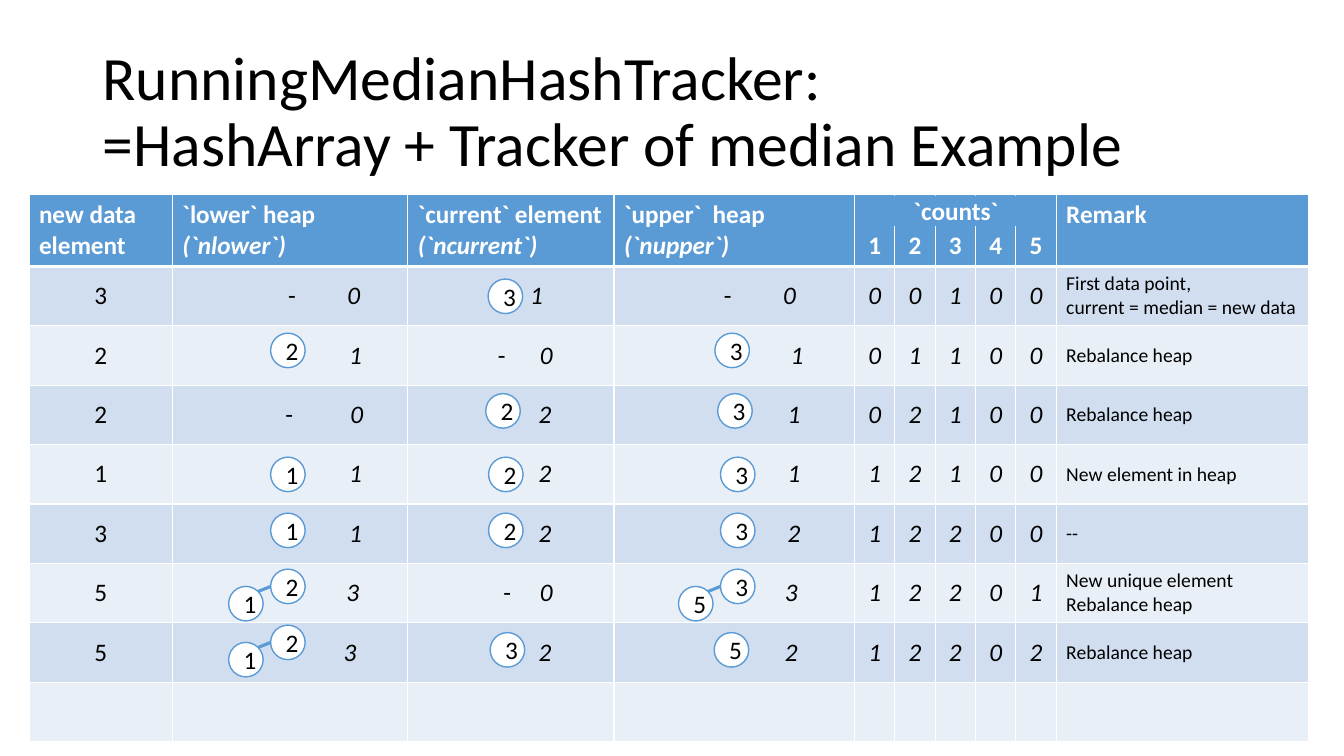
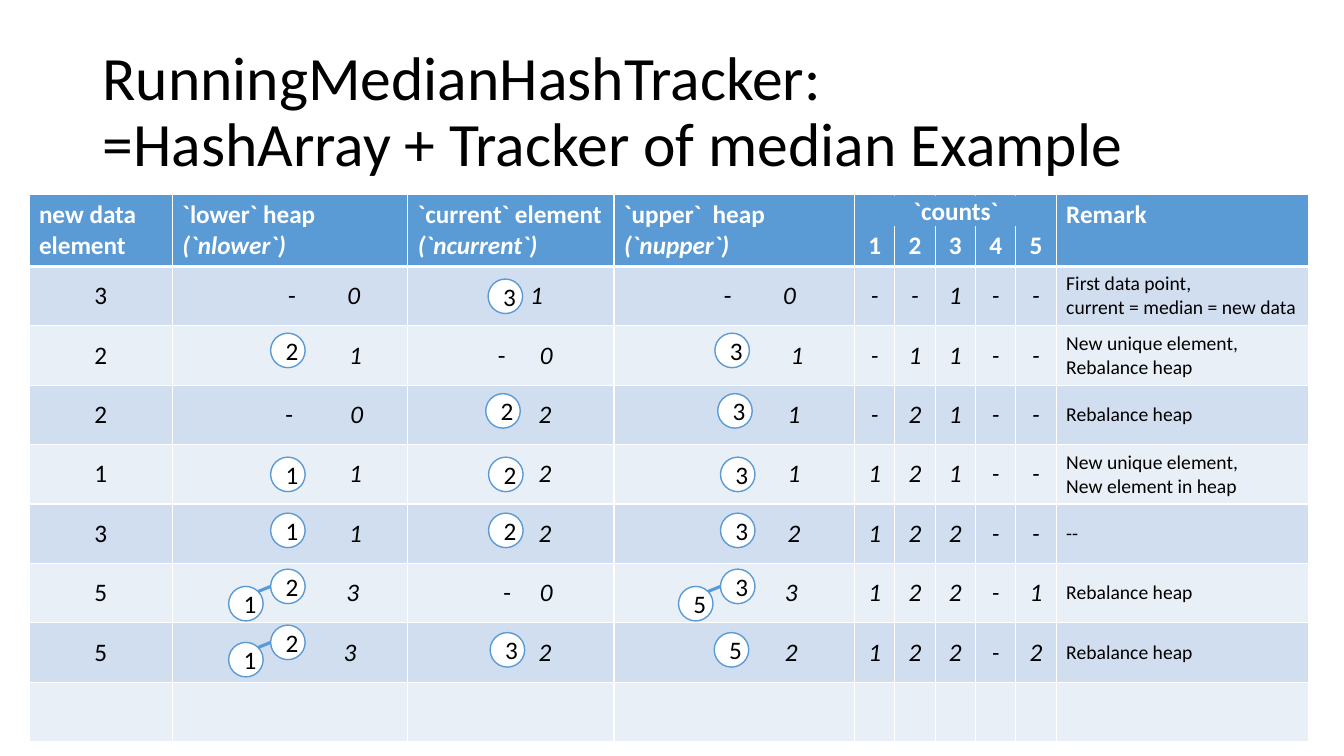
Before and after one commit to lazyradish/Insight-Coding-Challenge, a slide deck: slide 11 of doc/CodingChallenge.pptx. Drawn at 1344x756 pixels with LibreOffice and Linux fonts; fonts in the diff are those of the drawing. Boxes give left, top, right and bottom in pixels: in the first picture for what was removed or moved away, otherwise in the second. Text is boxed around its words. In the diff, an @@ line names an element or a change of style, - is before the commit and + after.

```diff
--- a/doc/CodingChallenge.pptx
+++ b/doc/CodingChallenge.pptx
@@ table at <box>29,195,1310,741</box> @@
-row 2: 3 | - 0 | 1 | - 0 | 0 | 0 | 1 | 0 | 0 | First data point, / current = median = new data
+row 2: 3 | - 0 | 1 | - 0 | - | - | 1 | - | - | First data point, / current = median = new data
-row 3: 2 | 1 | - 0 | 1 | 0 | 1 | 1 | 0 | 0 | Rebalance heap
+row 3: 2 | 1 | - 0 | 1 | - | 1 | 1 | - | - | New unique element, / Rebalance heap
-row 4: 2 | - 0 | 2 | 1 | 0 | 2 | 1 | 0 | 0 | Rebalance heap
+row 4: 2 | - 0 | 2 | 1 | - | 2 | 1 | - | - | Rebalance heap
-row 5: 1 | 1 | 2 | 1 | 1 | 2 | 1 | 0 | 0 | New element in heap
+row 5: 1 | 1 | 2 | 1 | 1 | 2 | 1 | - | - | New unique element, / New element in heap
-row 6, column 8: 0
+row 6, column 8: -
-row 6, column 9: 0
+row 6, column 9: -
-row 7, column 8: 0
+row 7, column 8: -
-row 7, column 10: New unique element / Rebalance heap
+row 7, column 10: Rebalance heap
-row 8, column 8: 0
+row 8, column 8: -
```
Also in this commit, not shown: 8 other slides changed, 1 other file.
